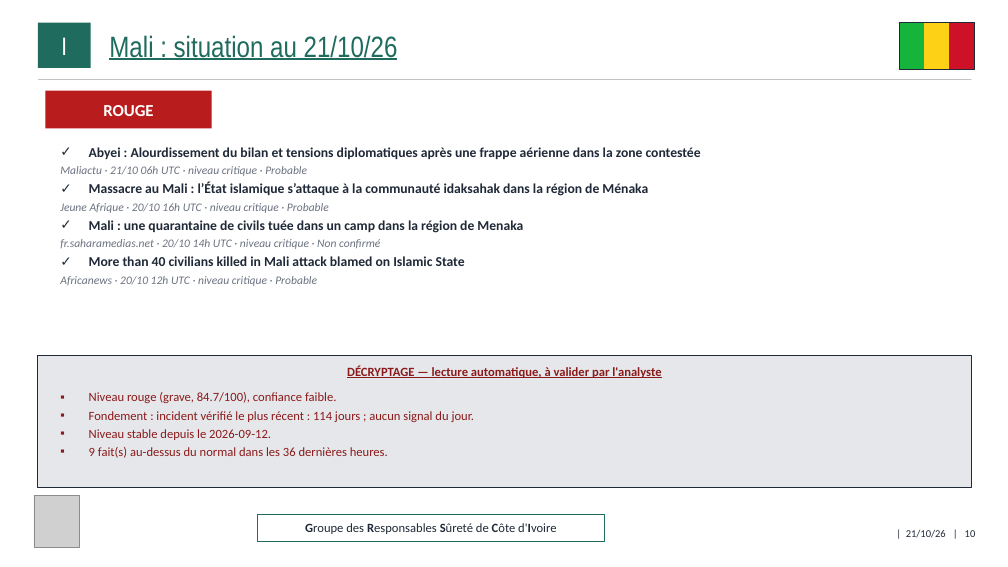
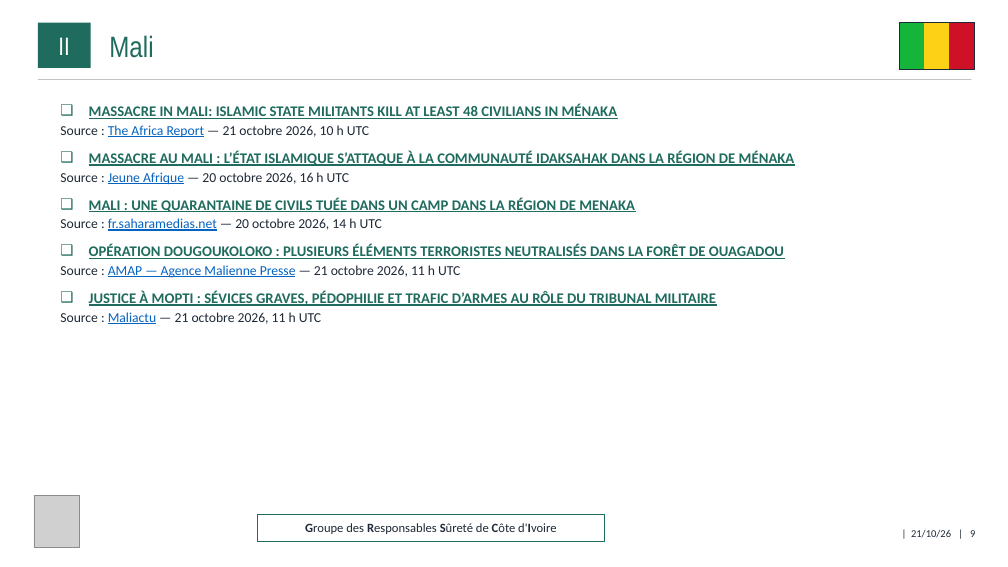
Before and after one commit to ytl1-ops/SentiqS, a slide deck: slide 9 of web/rapports/GRSCI/2026-10.pptx (slide 10 before the commit). Drawn at 1008x567 pixels with LibreOffice and Linux fonts; fonts in the diff are those of the drawing; grey boxes stand for pictures. Boxes give left, top, right and bottom in pixels: in the first picture for what was removed or moved away, otherwise in the second. Text is boxed around its words. In the diff, an @@ line names an element or a change of style, - is before the commit and + after.

```diff
--- a/web/rapports/GRSCI/2026-10.pptx
+++ b/web/rapports/GRSCI/2026-10.pptx
@@ text in rectangle at <box>58,37,69,55</box>: text changed @@
-I
+II
@@ text at <box>109,35,153,58</box>: text changed @@
-Mali : situation au 21/10/26
+Mali
@@ rectangle removed at <box>45,91,212,129</box> @@
-ROUGE
@@ text at <box>60,104,795,324</box>: text changed; size 13 to 14 pt; text colour #1F2937 to #1F6B5E @@
-✓ Abyei : Alourdissement du bilan et tensions diplomatiques après une frappe aérienne dans la zone contestée
-  Maliactu · 21/10 06h UTC · niveau critique · Probable
-✓ Massacre au Mali : l’État islamique s’attaque à la communauté idaksahak dans la région de Ménaka
-  Jeune Afrique · 20/10 16h UTC · niveau critique · Probable
-✓ Mali : une quarantaine de civils tuée dans un camp dans la région de Menaka
-  fr.saharamedias.net · 20/10 14h UTC · niveau critique · Non confirmé
-✓ More than 40 civilians killed in Mali attack blamed on Islamic State
-  Africanews · 20/10 12h UTC · niveau critique · Probable
+❑ MASSACRE IN MALI: ISLAMIC STATE MILITANTS KILL AT LEAST 48 CIVILIANS IN MÉNAKA
+  ▪ Source : The Africa Report — 21 octobre 2026, 10 h UTC
+❑ MASSACRE AU MALI : L’ÉTAT ISLAMIQUE S’ATTAQUE À LA COMMUNAUTÉ IDAKSAHAK DANS LA RÉGION DE MÉNAKA
+  ▪ Source : Jeune Afrique — 20 octobre 2026, 16 h UTC
+❑ MALI : UNE QUARANTAINE DE CIVILS TUÉE DANS UN CAMP DANS LA RÉGION DE MENAKA
+  ▪ Source : fr.saharamedias.net — 20 octobre 2026, 14 h UTC
+❑ OPÉRATION DOUGOUKOLOKO : PLUSIEURS ÉLÉMENTS TERRORISTES NEUTRALISÉS DANS LA FORÊT DE OUAGADOU
+  ▪ Source : AMAP — Agence Malienne Presse — 21 octobre 2026, 11 h UTC
+❑ JUSTICE À MOPTI : SÉVICES GRAVES, PÉDOPHILIE ET TRAFIC D’ARMES AU RÔLE DU TRIBUNAL MILITAIRE
+  ▪ Source : Maliactu — 21 octobre 2026, 11 h UTC
@@ rectangle removed at <box>38,355,972,488</box> @@
@@ text removed at <box>347,365,661,378</box> @@
-DÉCRYPTAGE — lecture automatique, à valider par l'analyste
@@ text removed at <box>89,392,475,458</box> @@
-▪ Niveau rouge (grave, 84.7/100), confiance faible.
-▪ Fondement : incident vérifié le plus récent : 114 jours ; aucun signal du jour.
-▪ Niveau stable depuis le 2026-09-12.
-▪ 9 fait(s) au-dessus du normal dans les 36 dernières heures.
@@ text at <box>911,530,975,538</box>: text changed @@
-| 21/10/26 | 10
+| 21/10/26 | 9
```
Also in this commit, not shown: 11 other slides changed, 6 slides added, 4 slides removed, 7 other files.
